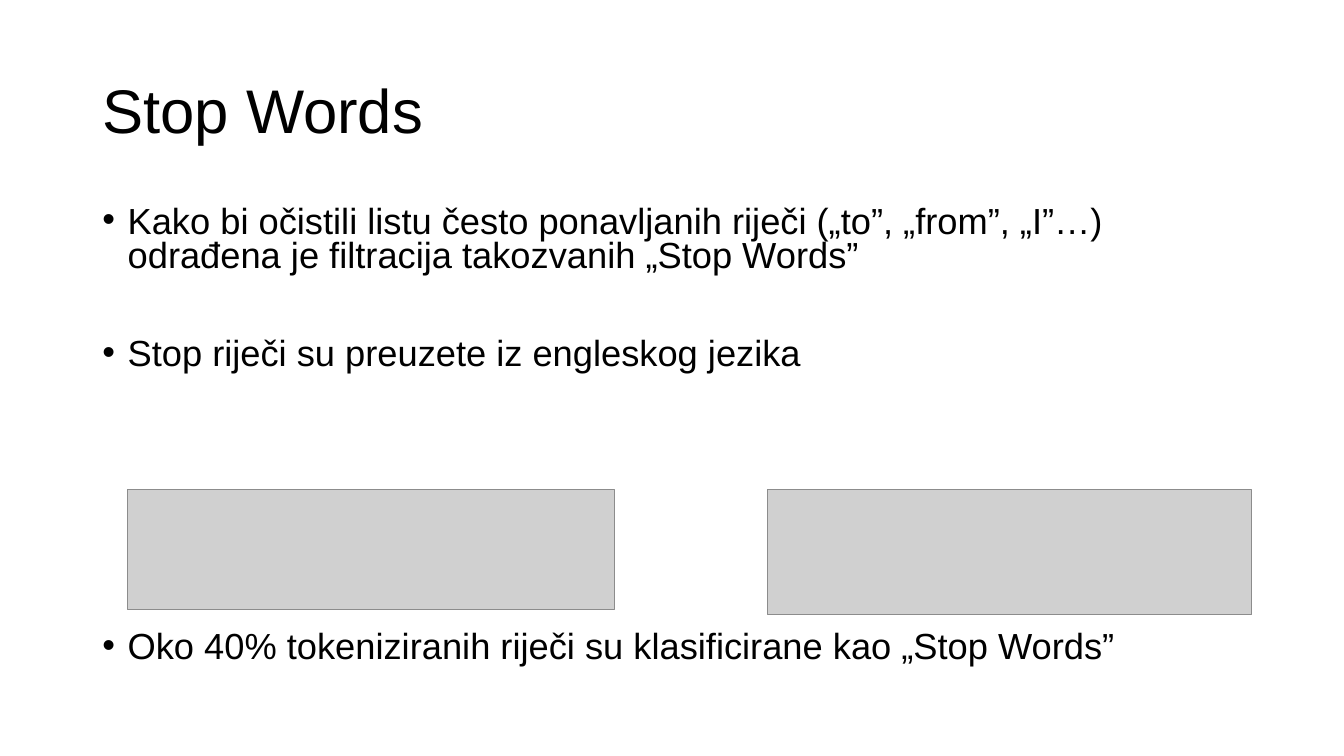
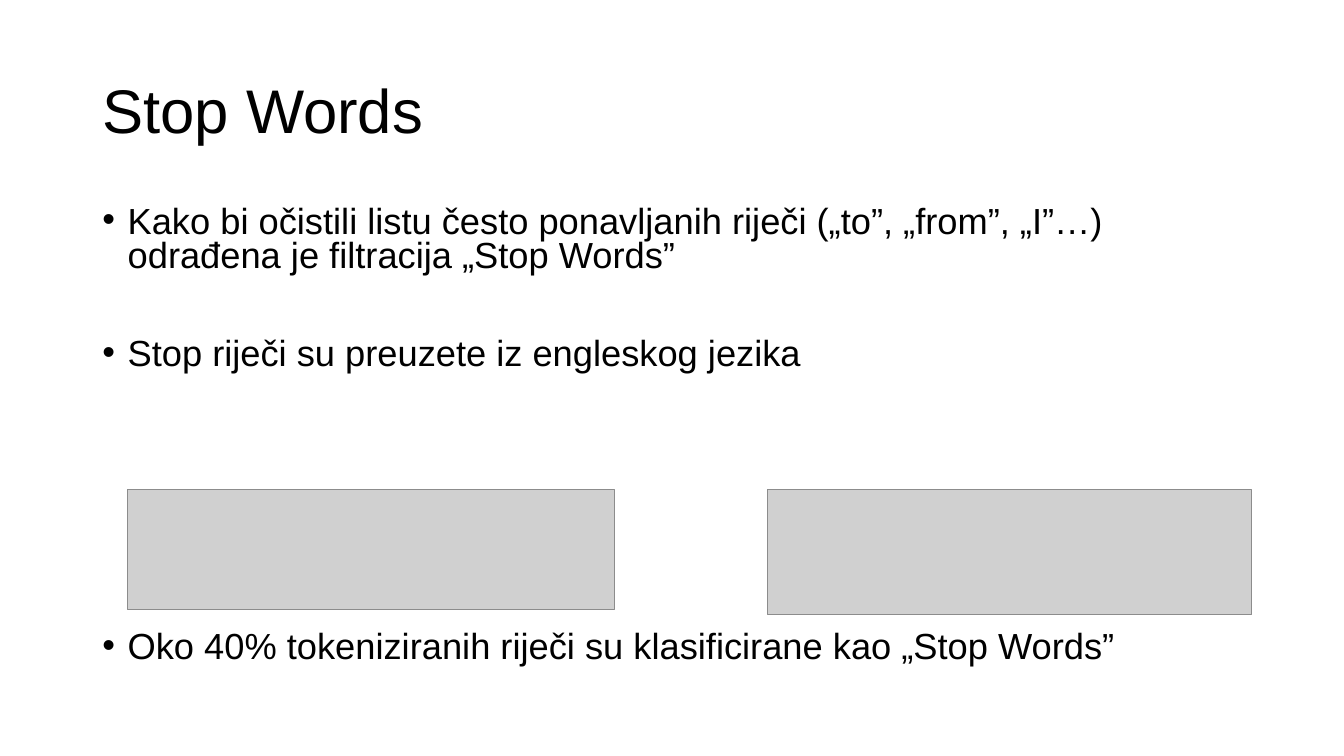
Before and after one commit to markobenjak/NoSQL, a slide deck: slide 4 of NoSQL_BigData_analitika.pptx. Drawn at 1344x756 pixels with LibreOffice and Linux fonts; fonts in the diff are those of the drawing; grey boxes stand for pictures. Boxes give left, top, right and bottom in pixels: in the first picture for what was removed or moved away, otherwise in the second. Text is boxed around its words. In the diff, an @@ line names an element or a change of style, - is before the commit and + after.

```diff
--- a/NoSQL_BigData_analitika.pptx
+++ b/NoSQL_BigData_analitika.pptx
@@ text at <box>128,207,1103,275</box>: text changed @@
-• Kako bi očistili listu često ponavljanih riječi („to”, „from”, „I”…) odrađena je filtracija takozvanih „Stop Words”
+• Kako bi očistili listu često ponavljanih riječi („to”, „from”, „I”…) odrađena je filtracija „Stop Words”
```
Also in this commit, not shown: 7 other slides changed.
